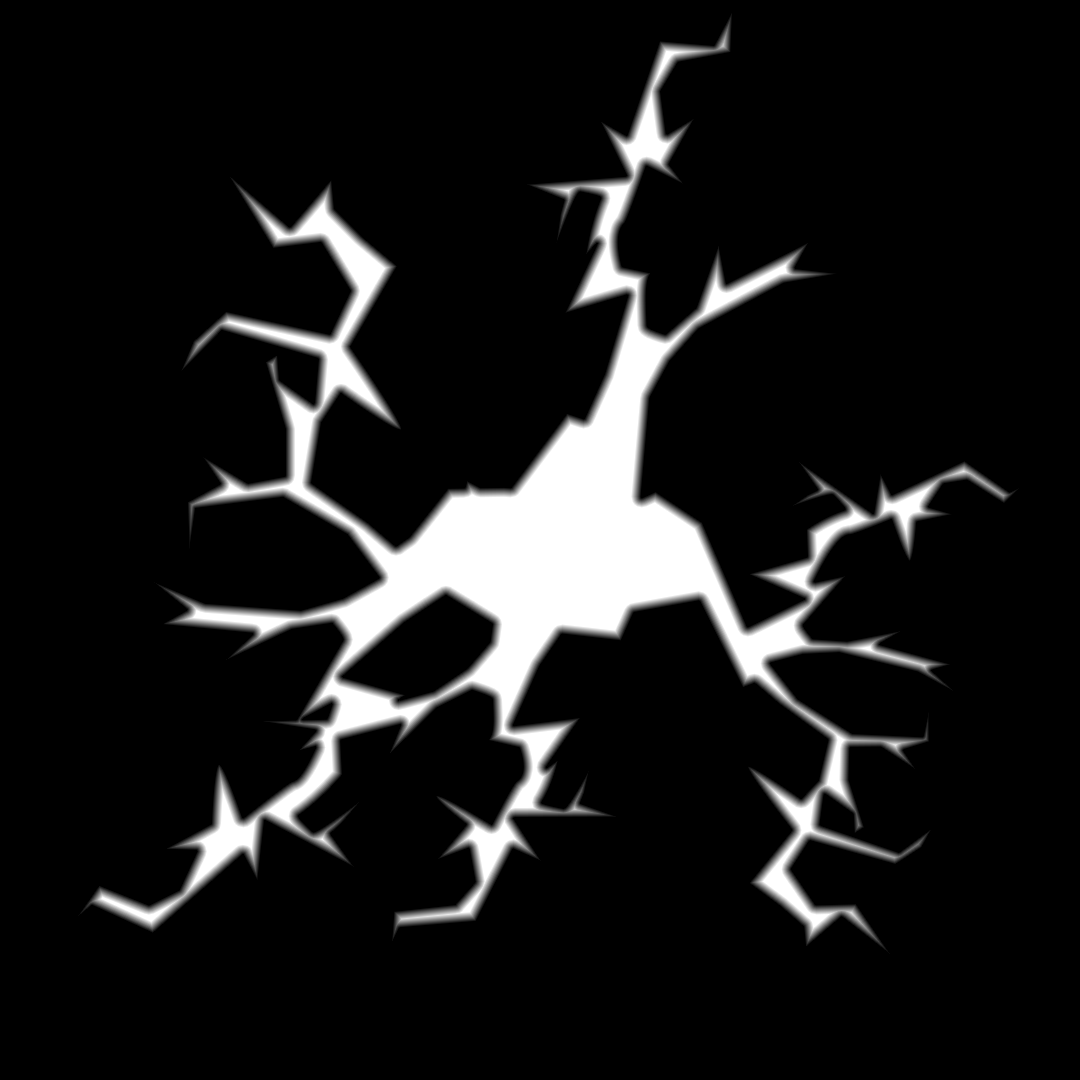
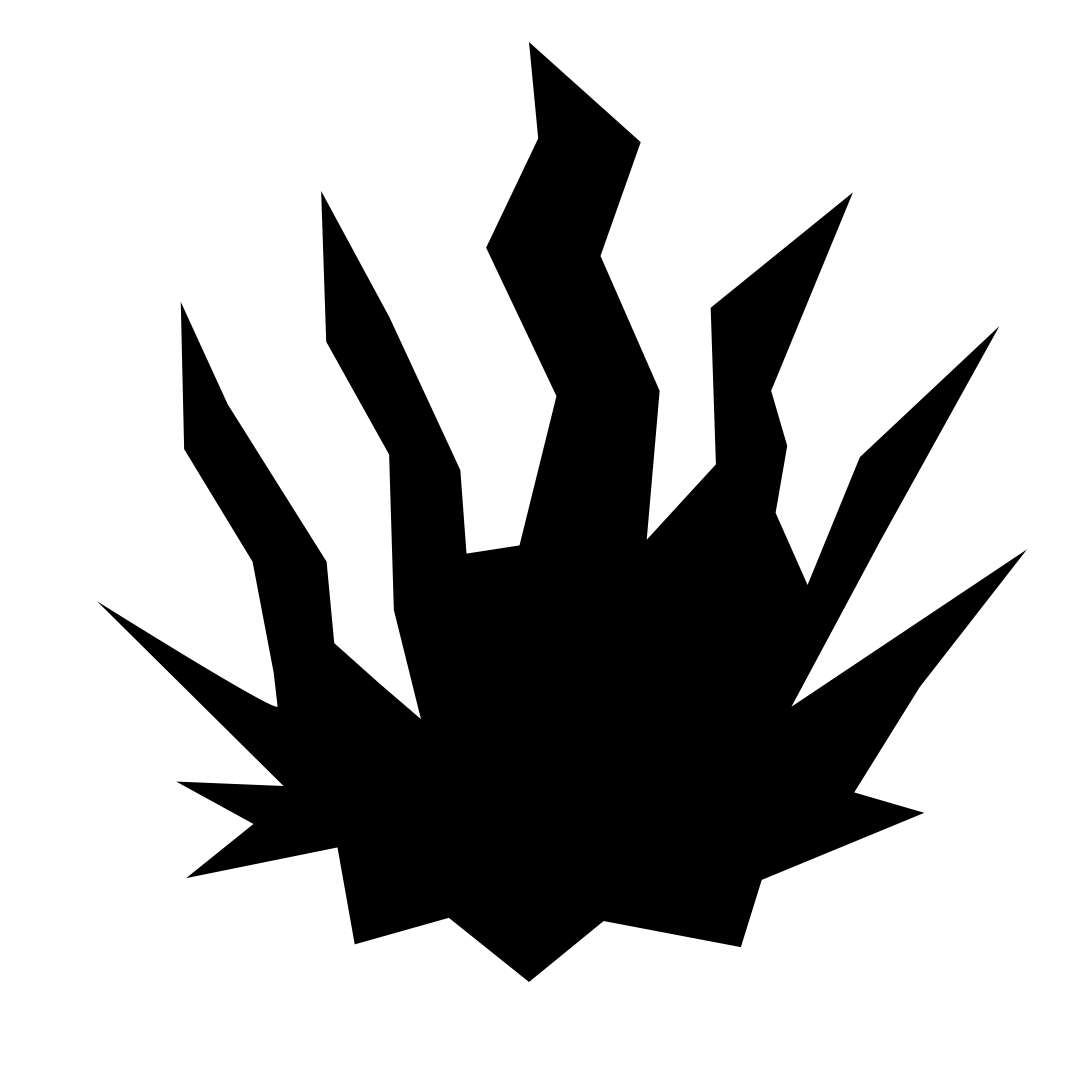
Layer changes from the first (1080, 1080) image to the second:
added layer "Shape 1 copy 3" above "Shape 1" over (x1=97, y1=42, x2=1027, y2=982)
hid group "Group 1 copy" (1 layers) over (x1=74, y1=9, x2=1023, y2=957)
painted on "Shape 1 copy 2" (1st of 2, in "Group 1 copy"), masked it over (x1=74, y1=9, x2=1023, y2=957)
hid "Color Fill 1" over (x1=0, y1=0, x2=1080, y2=1080)
